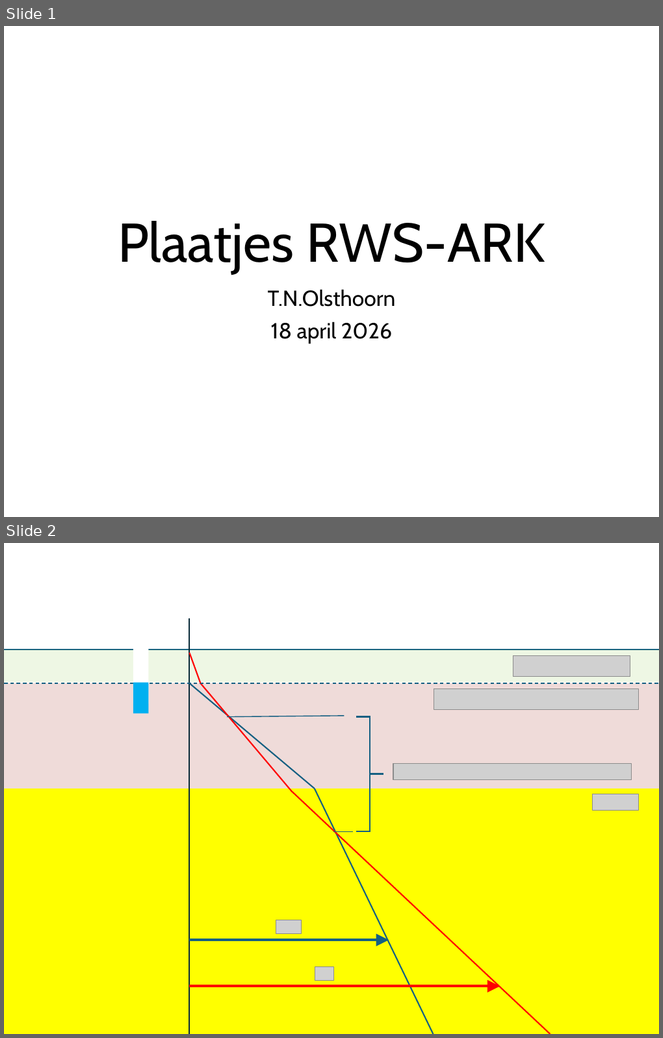
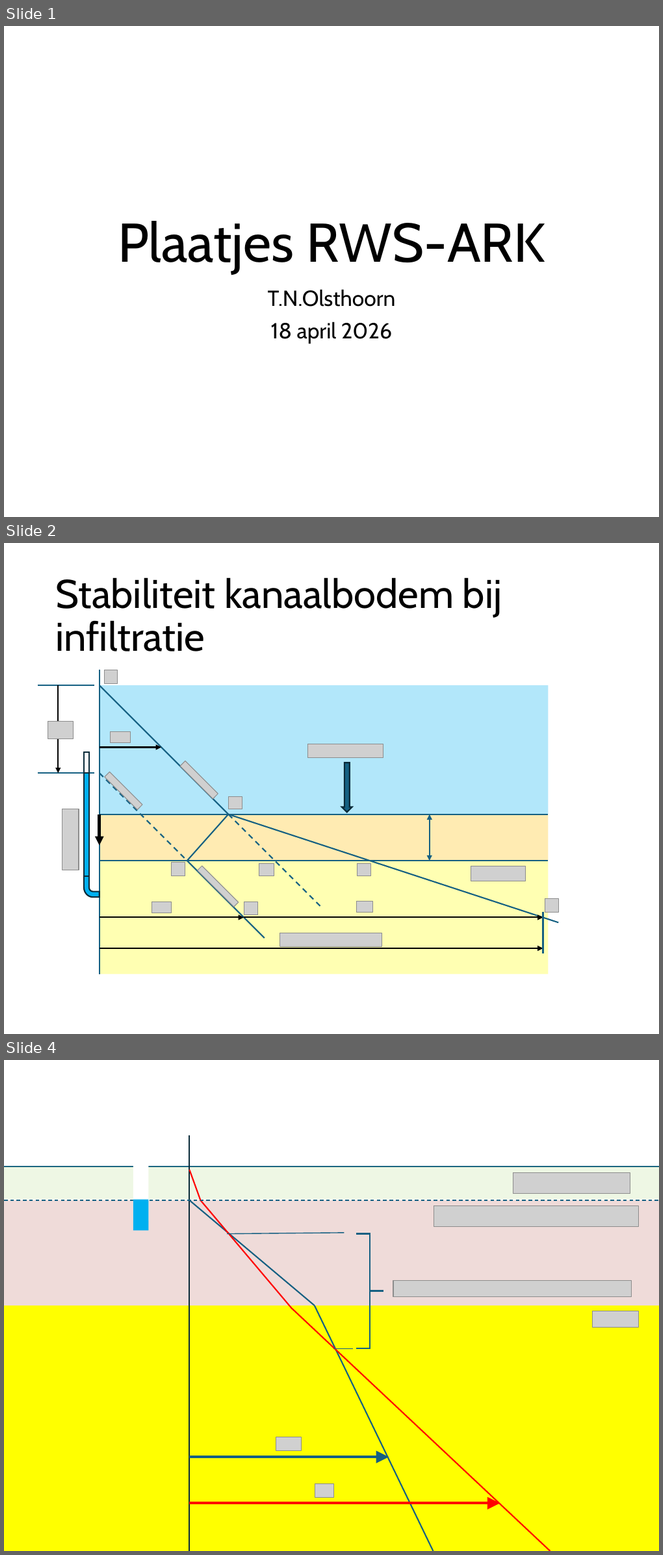
Before and after one commit to Olsthoorn/mf6lab, a slide deck: Projects/ARK_RWS/images/Plaatjes_RWS_ARK.pptx. Shown one above the other, each under a label of ours: slides 1 and 2 before the commit, slides 1, 2 and 4 after it; the slides between them are not shown. The pictures are 663x1038 and 663x1555 pixels, drawn with LibreOffice and Linux fonts; fonts in the diff are those of the drawing; grey boxes stand for pictures; background and template pictures are left out. Boxes give left, top, right and bottom in pixels: in the first picture for what was removed or moved away, otherwise in the second. Text is boxed around its words. In the diff, an @@ line names an element or a change of style, - is before the commit and + after.

```diff
--- a/Projects/ARK_RWS/images/Plaatjes_RWS_ARK.pptx
+++ b/Projects/ARK_RWS/images/Plaatjes_RWS_ARK.pptx
@@ slide 2 added at (4, 543, 659, 1034), background #FFFFFF @@
@@ title added at (55, 577, 502, 652), 44 pt, text #000000 @@
+Stabiliteit kanaalbodem bij infiltratie
@@ group added at (37, 670, 559, 975): 18 pictures, 12 lines, 6 arrows, 5 rectangles, 1 down arrow, 1 double arrow, 1 freeform shape @@
@@ what was slide 2 is now slide 4 @@
```
Also in this commit, not shown: 16 other slides added, 28 other files.
